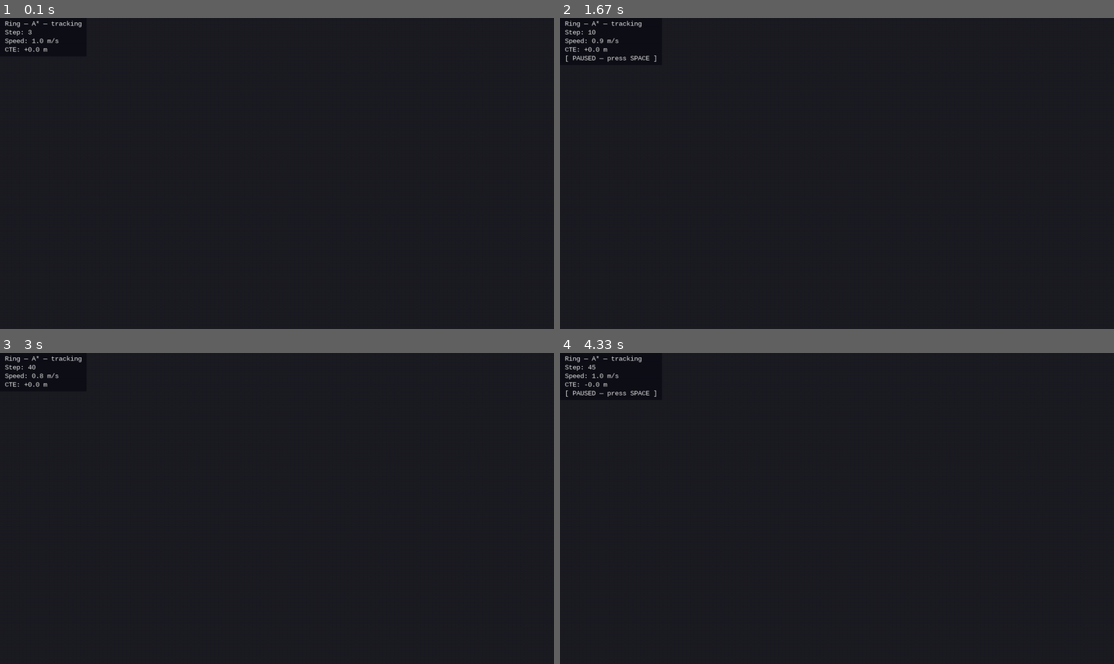
Above: before the commit, frames 1-4 (two rows, left to right).
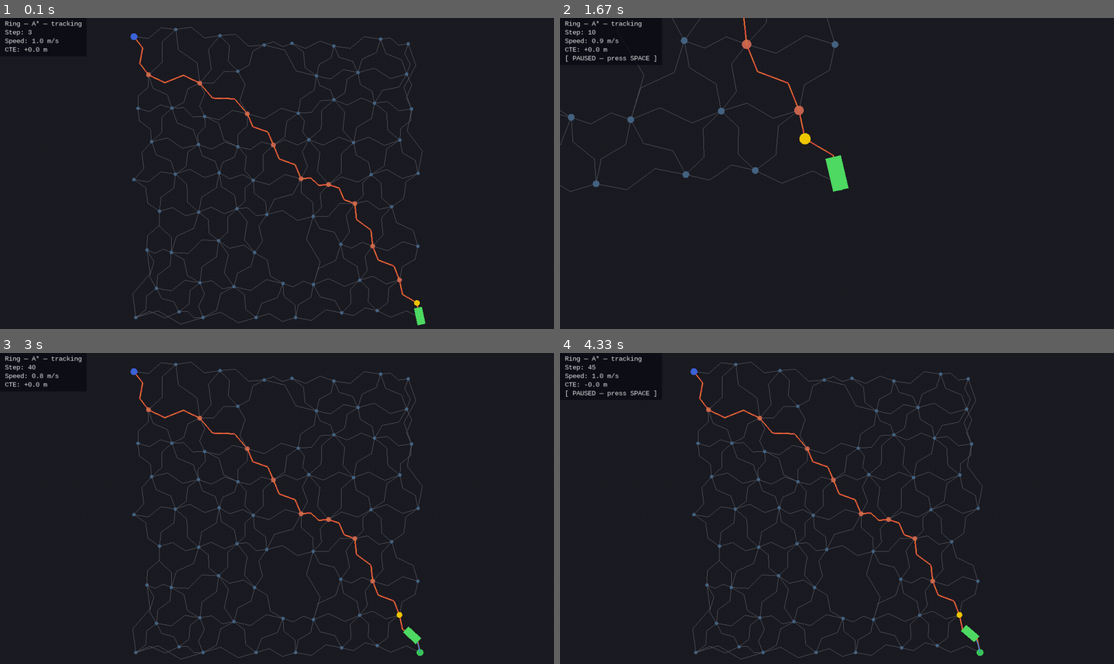
Above: after the commit, the same moments.

Repository: alexandrelheinen/arco
Game: pygame game, started from tools/simulator/main/astar.py
Two runs of this game, one before a commit and one after it. Both use one fixed random seed, a clock stepped at 60 frames per second and the inputs below.
Inputs:
- Up to frame 1 (0.1 s): no input
- Up to frame 2 (1.67 s): tap one key every 0.33 s from 0.33 s: Space C + =
- Up to frame 3 (3 s): tap - at 1.67 s; tap Space at 2 s; tap C at 2.33 s
- Up to frame 4 (4.33 s): tap Space at 3.17 s

The runs differ from the first frame. In frame 1, 3.1% of the frame differs, in the area x 23-77%, y 2-99%; in frame 2, 1.3%; in frame 3, 3.1%; in frame 4, 3.1%.

Commit message:
fix: sparse racing phase renders black due to incorrect GL state in blit_overlay
blit_overlay was unconditionally re-enabling GL_DEPTH_TEST and GL_LIGHTING
and disabling GL_BLEND after drawing the HUD overlay texture.  This left
the GL state inconsistent with the 2-D scene setup (_gl_init_2d disables
depth-test and lighting, enables blend).

Other simulators were unaffected because their draw_background always calls
draw_sdf_background first, which calls glDisable(GL_DEPTH_TEST) before any
geometry.  The sparse racing phase skips draw_sdf_background entirely, so
all world geometry failed depth-testing against the stale depth buffer and
became invisible — showing a completely black screen.

Fix: replace the hardcoded incorrect state restoration at the end of
blit_overlay with the correct 2-D defaults (blend on, depth-test off,
lighting off), matching what _gl_init_2d established.

Diff:
--- a/tools/simulator/renderer_gl.py
+++ b/tools/simulator/renderer_gl.py
@@ -753,9 +753,14 @@
     glEnd()
 
     glDisable(GL_TEXTURE_2D)
-    glDisable(GL_BLEND)
-    glEnable(GL_DEPTH_TEST)
-    glEnable(GL_LIGHTING)
+    # Restore 2-D scene defaults that _gl_init_2d established.  The original
+    # code unconditionally enabled GL_DEPTH_TEST and GL_LIGHTING, which broke
+    # any subsequent frame that did not re-disable them (e.g. the sparse racing
+    # phase that skips draw_sdf_background).
+    glEnable(GL_BLEND)
+    glBlendFunc(GL_SRC_ALPHA, GL_ONE_MINUS_SRC_ALPHA)
+    glDisable(GL_DEPTH_TEST)
+    glDisable(GL_LIGHTING)
     glMatrixMode(GL_PROJECTION)
     glPopMatrix()
     glMatrixMode(GL_MODELVIEW)
